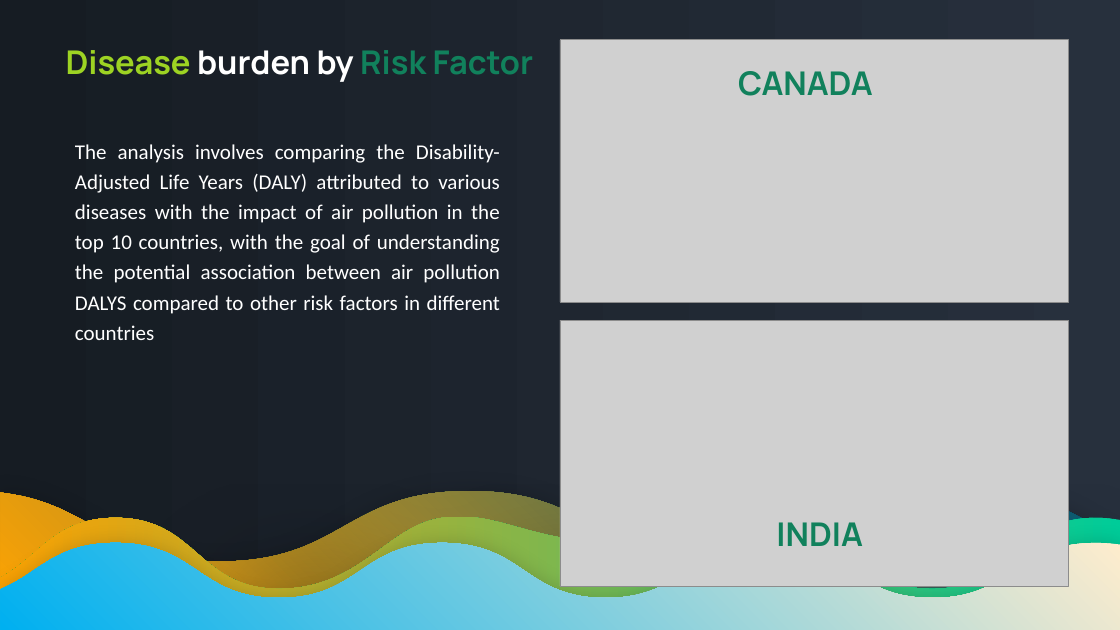
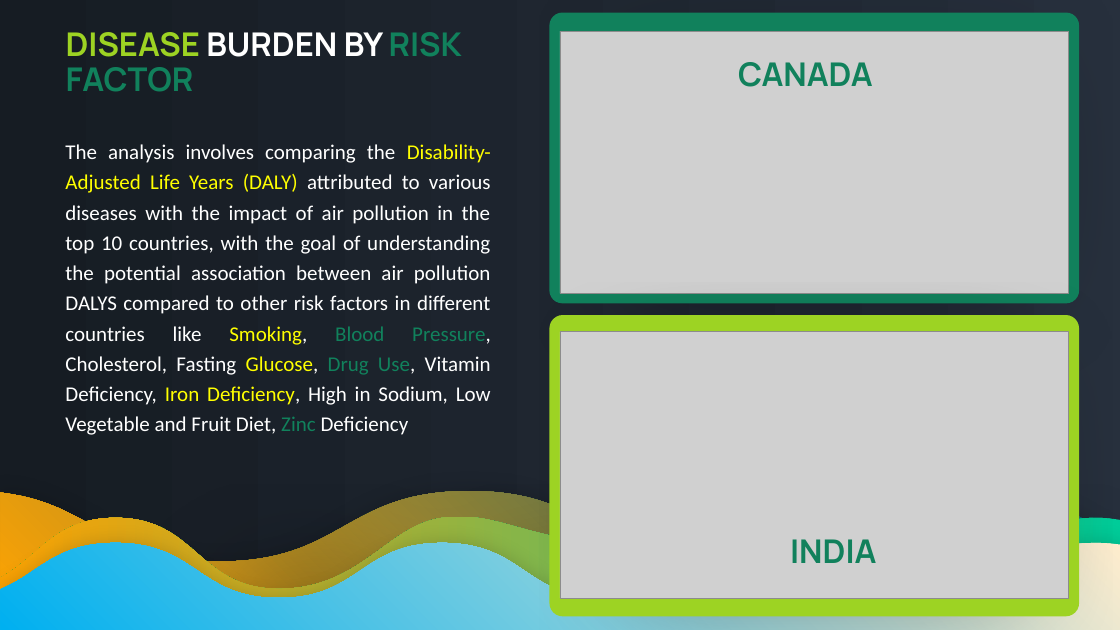
Before and after one commit to sameenshahzad/Project-3_Group-13, a slide deck: slide 10 of Slides & Analysis/Air Pollution.pptx. Drawn at 1120x630 pixels with LibreOffice and Linux fonts; fonts in the diff are those of the drawing; grey boxes stand for pictures. Boxes give left, top, right and bottom in pixels: in the first picture for what was removed or moved away, otherwise in the second. Text is boxed around its words. In the diff, an @@ line names an element or a change of style, - is before the commit and + after.

```diff
--- a/Slides & Analysis/Air Pollution.pptx
+++ b/Slides & Analysis/Air Pollution.pptx
@@ rounded rectangle added at <box>549,13,1080,303</box>, fill #11815C @@
@@ text at <box>66,32,462,92</box>: text changed @@
-Disease burden by Risk Factor
+DISEASE BURDEN BY RISK FACTOR
@@ picture: place and size @@
-picture at <box>560,40,1069,302</box>
+picture at <box>560,31,1069,293</box>
@@ text "CANADA": place and size @@
-text "CANADA" at <box>738,71,873,96</box>
+text "CANADA" at <box>738,62,873,87</box>
@@ text at <box>65,144,491,435</box>: text changed @@
-The analysis involves comparing the Disability-Adjusted Life Years (DALY) attributed to various diseases with the impact of air pollution in the top 10 countries, with the goal of understanding the potential association between air pollution DALYS compared to other risk factors in different countries
+The analysis involves comparing the Disability-Adjusted Life Years (DALY) attributed to various diseases with the impact of air pollution in the top 10 countries, with the goal of understanding the potential association between air pollution DALYS compared to other risk factors in different countries like Smoking, Blood Pressure, Cholesterol, Fasting Glucose, Drug Use, Vitamin Deficiency, Iron Deficiency, High in Sodium, Low Vegetable and Fruit Diet, Zinc Deficiency
@@ rounded rectangle added at <box>549,315,1080,617</box>, fill #9DD323 @@
@@ picture: place and size @@
-picture at <box>560,320,1069,586</box>
+picture at <box>560,332,1069,598</box>
@@ text "INDIA": place and size @@
-text "INDIA" at <box>776,522,862,546</box>
+text "INDIA" at <box>790,539,876,563</box>
```
Also in this commit, not shown: 11 other slides changed.
